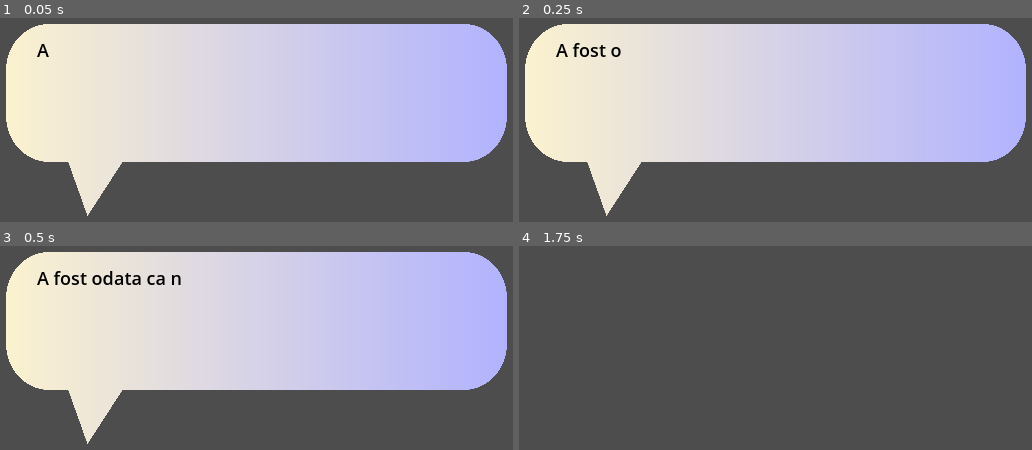
Above: before the commit, frames 1-4 (two rows, left to right).
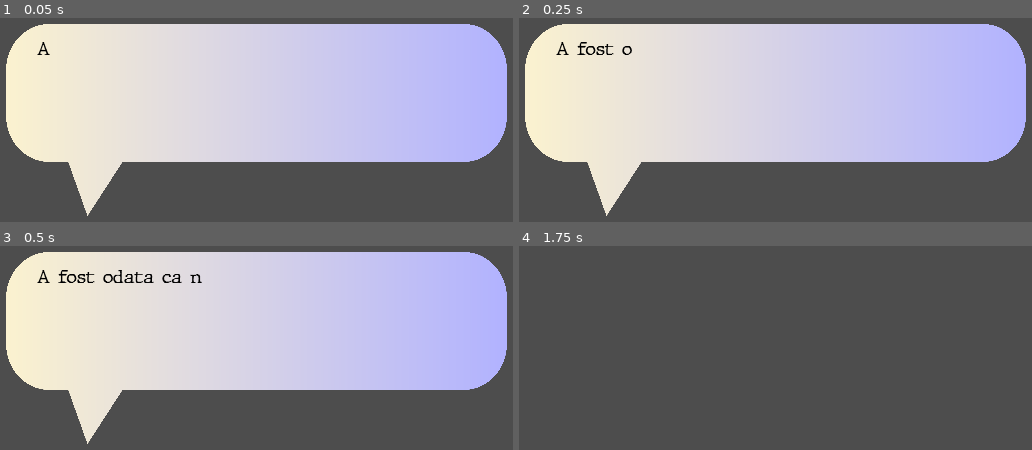
Above: after the commit, the same moments.

Repository: anaslqdkd/LITL
Game: Godot game, scene res://src/Interactions/dialog_box.tscn
The game is run twice, just before and just after one commit, with the same random seed, the same clock (stepped at 60 frames per second) and the same inputs. This scene is started directly instead of the project's main scene.
Inputs:
- Up to frame 1 (0.05 s): no input
- Up to frame 2 (0.25 s): no input
- Up to frame 3 (0.5 s): no input
- Up to frame 4 (1.75 s): tap Enter (ui_accept) at 0.5, 0.77, 1.25, 1.52 s; hold Right (move_right) 0.53-1.28 s; tap E (interact) at 0.6, 1.35 s; hold Down (move_down) from 1.28 s (still down)

The runs differ from the first frame. In frame 1, less than 0.1% of the frame differs, in the area x 7-10%, y 11-20%; in frame 2, 0.5%; in frame 3, 1.0%, in the area x 7-40%, y 11-20%; in frame 4, nothing differs.

Commit message:
added keypad for door

Diff:
--- a/src/Interactions/dialog_box.tscn
+++ b/src/Interactions/dialog_box.tscn
@@ -1,7 +1,8 @@
-[gd_scene load_steps=3 format=3 uid="uid://b2g3l3l1ix3e6"]
+[gd_scene load_steps=4 format=3 uid="uid://b2g3l3l1ix3e6"]
 
 [ext_resource type="Script" uid="uid://4kjy2ct5tjwr" path="res://src/Interactions/dialog_box.gd" id="1_wqky5"]
 [ext_resource type="Texture2D" uid="uid://d08hn63rws0rn" path="res://assets/sprites/dialog_box.png" id="2_fqbxt"]
+[ext_resource type="FontFile" uid="uid://cmmjcpix7aa0s" path="res://assets/fonts/JMH Typewriter.ttf" id="3_fqbxt"]
 
 [node name="DialogBox" type="Control"]
 layout_mode = 3
@@ -38,6 +39,7 @@
 grow_horizontal = 2
 grow_vertical = 2
 theme_override_colors/default_color = Color(0, 0, 0, 1)
+theme_override_fonts/normal_font = ExtResource("3_fqbxt")
 theme_override_font_sizes/normal_font_size = 18
 bbcode_enabled = true
 text = "a fost odata ca niciodata o baba si un mosneag care au murit de mititei. Si dupa au trait fericit pana la adanci batranete"
--- /dev/null
+++ b/src/Interactions/keypad/interactableButtons.gd
@@ -0,0 +1,8 @@
+extends Button
+class_name InteractableButtons
+
+# signal interactedButton()
+
+func interact():
+	print("in interact function in button")
+	# interactedButton.emit()
--- /dev/null
+++ b/src/Interactions/keypad/keypad.gd
@@ -0,0 +1,18 @@
+extends Control
+
+# TODO: all the keypad mechanism
+
+# Called when the node enters the scene tree for the first time.
+func _ready() -> void:
+	pass # Replace with function body.
+
+
+# Called every frame. 'delta' is the elapsed time since the previous frame.
+func _process(delta: float) -> void:
+	pass
+
+
+func on_button_interact(value):
+	# TODO: something like child.connect("on_interact", self, "on_button_interact") in another function, for every child in children
+	print("in button interact")
+	print(value)
--- /dev/null
+++ b/src/Interactions/keypad/keypad.tscn
@@ -0,0 +1,94 @@
+[gd_scene load_steps=3 format=3 uid="uid://bk7m6ne8o4nxr"]
+
+[ext_resource type="Script" uid="uid://bg6ms2j57al8o" path="res://src/Interactions/keypad/keypadButton.gd" id="1_8h3oj"]
+[ext_resource type="Script" uid="uid://c8rpy54ipmbo8" path="res://src/Interactions/keypad/keypad.gd" id="1_e6qdq"]
+
+[node name="keypad" type="Control"]
+layout_mode = 3
+anchors_preset = 15
+anchor_right = 1.0
+anchor_bottom = 1.0
+offset_top = 2.0
+offset_right = -405.0
+offset_bottom = -220.0
+grow_horizontal = 2
+grow_vertical = 2
+script = ExtResource("1_e6qdq")
+
+[node name="numbers" type="GridContainer" parent="."]
+custom_minimum_size = Vector2(150, 200)
+layout_mode = 1
+anchors_preset = 8
+anchor_left = 0.5
+anchor_top = 0.5
+anchor_right = 0.5
+anchor_bottom = 0.5
+offset_left = 111.0
+offset_top = -14.0
+offset_right = 261.0
+offset_bottom = 186.0
+grow_horizontal = 2
+grow_vertical = 2
+theme_override_constants/h_separation = 2
+theme_override_constants/v_separation = 5
+columns = 3
+
+[node name="1" type="Button" parent="numbers"]
+custom_minimum_size = Vector2(40, 0)
+layout_mode = 2
+size_flags_horizontal = 4
+size_flags_vertical = 4
+text = "1
+"
+script = ExtResource("1_8h3oj")
+
+[node name="2" type="Button" parent="numbers"]
+custom_minimum_size = Vector2(40, 0)
+layout_mode = 2
+text = "2"
+
+[node name="3" type="Button" parent="numbers"]
+layout_mode = 2
+text = "3"
+
+[node name="4" type="Button" parent="numbers"]
+layout_mode = 2
+text = "4
+"
+
+[node name="5" type="Button" parent="numbers"]
+layout_mode = 2
+text = "5"
+
+[node name="6" type="Button" parent="numbers"]
+layout_mode = 2
+text = "6"
+
+[node name="7" type="Button" parent="numbers"]
+layout_mode = 2
+text = "7"
+
+[node name="8" type="Button" parent="numbers"]
+layout_mode = 2
+text = "8"
+
+[node name="9" type="Button" parent="numbers"]
+layout_mode = 2
+text = "9
+"
+
+[node name="non" type="Button" parent="numbers"]
+layout_mode = 2
+text = "non"
+
+[node name="0" type="Button" parent="numbers"]
+layout_mode = 2
+text = "0"
+
+[node name="oui" type="Button" parent="numbers"]
+custom_minimum_size = Vector2(40, 0)
+layout_mode = 2
+text = "oui
+"
+
+[connection signal="pressed" from="numbers/1" to="numbers/1" method="_on_pressed"]
--- /dev/null
+++ b/src/Interactions/keypad/keypadButton.gd
@@ -0,0 +1,12 @@
+extends InteractableButtons
+
+signal on_interact
+var number = 0
+
+func interact():
+	emit_signal("on_interact", number)
+	print("here")
+
+
+func _on_pressed() -> void:
+	interact()
--- a/src/levels/door.gd
+++ b/src/levels/door.gd
@@ -3,5 +3,11 @@
 
 func _on_interacted() -> void:
 	# par exemple
+	var keypad_scene = load("res://src/Interactions/keypad/keypad.tscn")
+	if not keypad_scene:
+		print("Error: Failed to load keypad scene")
+
+	var keypad_instance = keypad_scene.instantiate()
+	add_child(keypad_instance)
 	get_parent().visible = false
 	print("buuu")
Binary file added: assets/fonts/JMH Typewriter.ttf
Not shown, added: assets/fonts/JMH Typewriter.ttf.import
Not shown, added: src/Interactions/interactable.gd.uid
Not shown, added: src/Interactions/keypad/keypad.gd.uid
Not shown, added: src/Interactions/keypad/keypadButton.gd.uid
